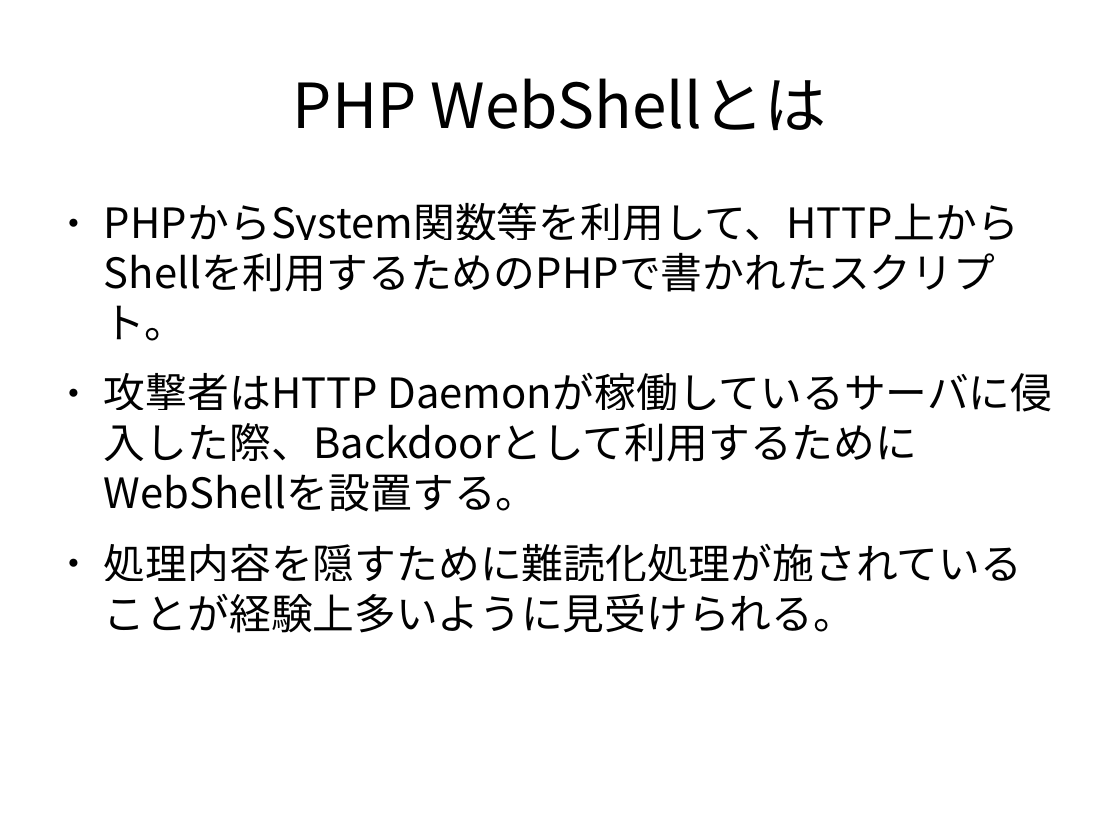
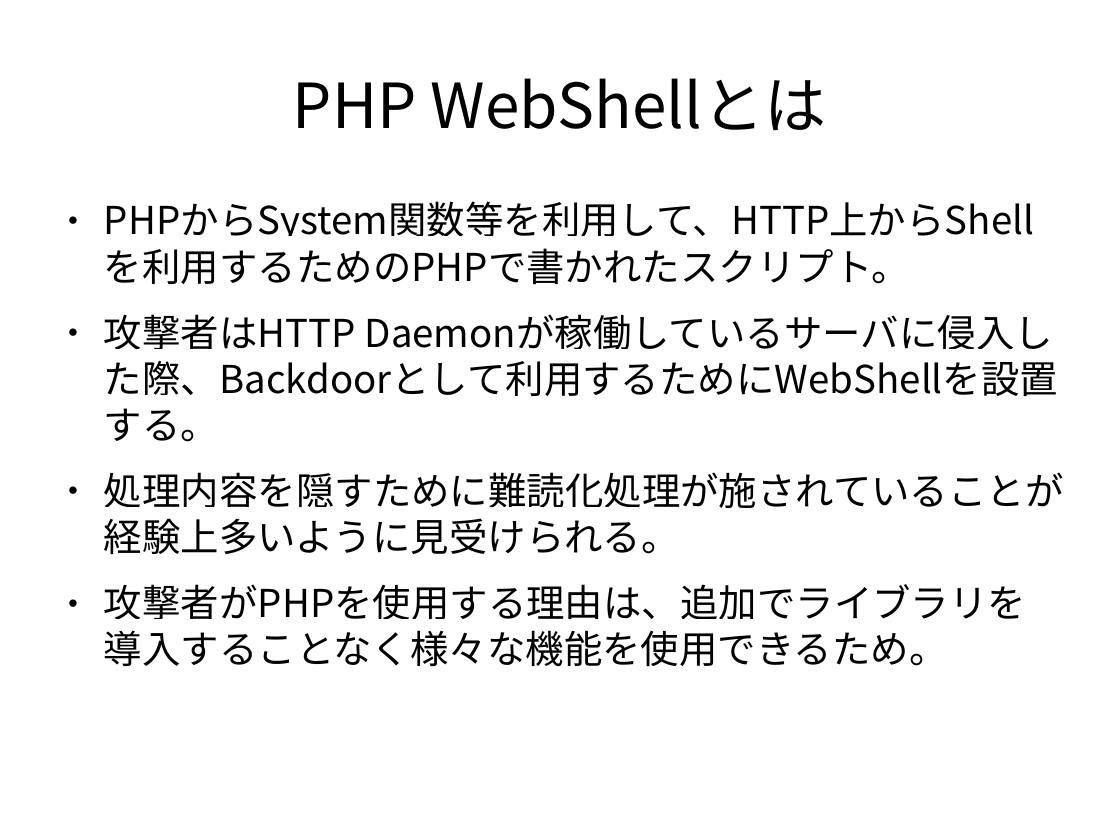
Before and after one commit to k0u5uk3/obfuscated-php-webshell-detector, a slide deck: slide 4 of doc/HostingCasual.odp. Drawn at 1120x840 pixels with LibreOffice and Linux fonts; fonts in the diff are those of the drawing. Boxes give left, top, right and bottom in pixels: in the first picture for what was removed or moved away, otherwise in the second. Text is boxed around its words. In the diff, an @@ line names an element or a change of style, - is before the commit and + after.

```diff
--- a/doc/HostingCasual.odp
+++ b/doc/HostingCasual.odp
@@ text at <box>104,201,1064,554</box>: size 29.6 to 27.2 pt in "PHPからSystem関数等を利用して、HTTP上からShellを利用するためのPHPで書かれたスクリプト。", "攻撃者はHTTP Daemonが稼働しているサーバに侵入した際、Backdoorとして利用するためにWebShellを設 ...", "処理内容を隠すために難読化処理が施されていることが経験上多いように見受けられる。" @@
@@ text at <box>104,584,1026,667</box>: paragraph added @@
+● 攻撃者がPHPを使用する理由は、追加でライブラリを導入することなく様々な機能を使用できるため。
```
Also in this commit, not shown: 1 other slide changed, 1 other file.
